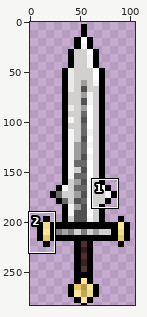
A sprite sheet gets an edit: app/src/main/res/drawable-v24/sword_sign.png. The picture above shows the old version from afar; the outline marks the close-up.
Close-up. Before the edit:
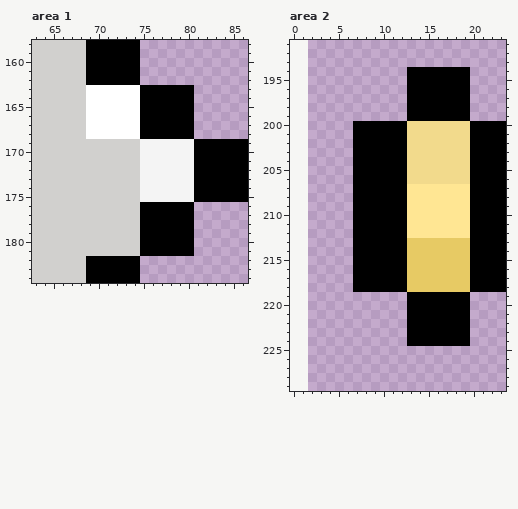
The file is 102x283 pixels. Colours within 5 levels of each other are drawn and written as one. Shown: area 1: x 63..86, y 158..184; area 2: x 0..23, y 191..229. The old version is drawn lined up with the new one, on the new canvas. The commit also changed other parts of the picture, which this record leaves out.
After the commit:
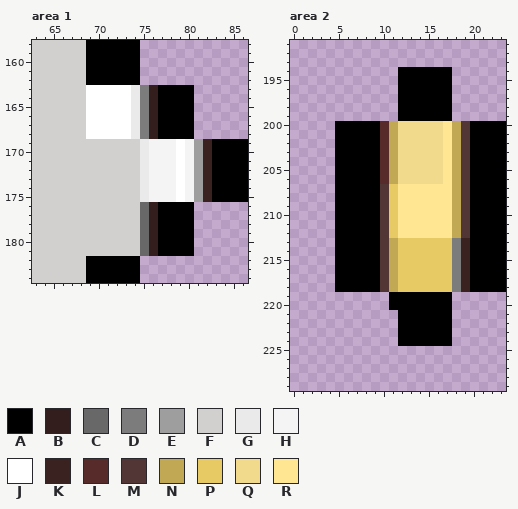
Palette (. is transparent): A #000000  B #331e1d  C #686868  D #7c7c7c  E #9e9e9e  F #d1d0ce  G #eaeaea  H #f4f4f4  J #ffffff  K #3a2221  L #562b2a  M #513635  N #c1a855  P #e7ca64  Q #f2da8c  R #ffe693
What changed:
canvas 102x283 -> 105x283, the old top-left corner now at 2,0
Changed rows in their new state; - is an unchanged pixel.
Area 1:
first column x 74:
163 GDB------
164 GDB------
165 GDB------
166 GDB------
167 GDB------
168 GDB------
169 -G---J-EK
170 -G---J-EK
171 -G---J-EK
172 -G---J-EK
173 -G---J-EK
174 -G---J-EK
175 -G---J-EK
176 -CB------
177 -CB------
178 -CB------
179 -CB------
180 -CB------
181 -CB------
Area 2:
first column x 5:
194 -------A-----..
195 -------A-----..
196 -------A-----..
197 -------A-----..
198 -------A-----..
199 -------A-----..
200 AA---LNQ----RNM
201 AA---LNQ----RNM
202 AA---LNQ----RNM
203 AA---LNQ----RNM
204 AA---LNQ----RNM
205 AA---LNQ----RNM
206 AA---LNQ----RNM
207 AA---MPR-----NM
208 AA---MPR-----NM
209 AA---MPR-----NM
210 AA---MPR-----NM
211 AA---MPR-----NM
212 AA---MPR-----NM
213 AA---MNP-----DK
214 AA---MNP-----DK
215 AA---MNP-----DK
216 AA---MNP-----DK
217 AA---MNP-----DK
218 AA---MNP-----DK
219 ------AA-----..
220 ------AA-----..
221 -------A-----..
222 -------A-----..
223 -------A-----..
224 -------A-----..
Changed places in both close-ups, as pixel boxes (x1, y1, x2, y2):
changed: (131, 85, 212, 256)
changed: (335, 67, 470, 346)
